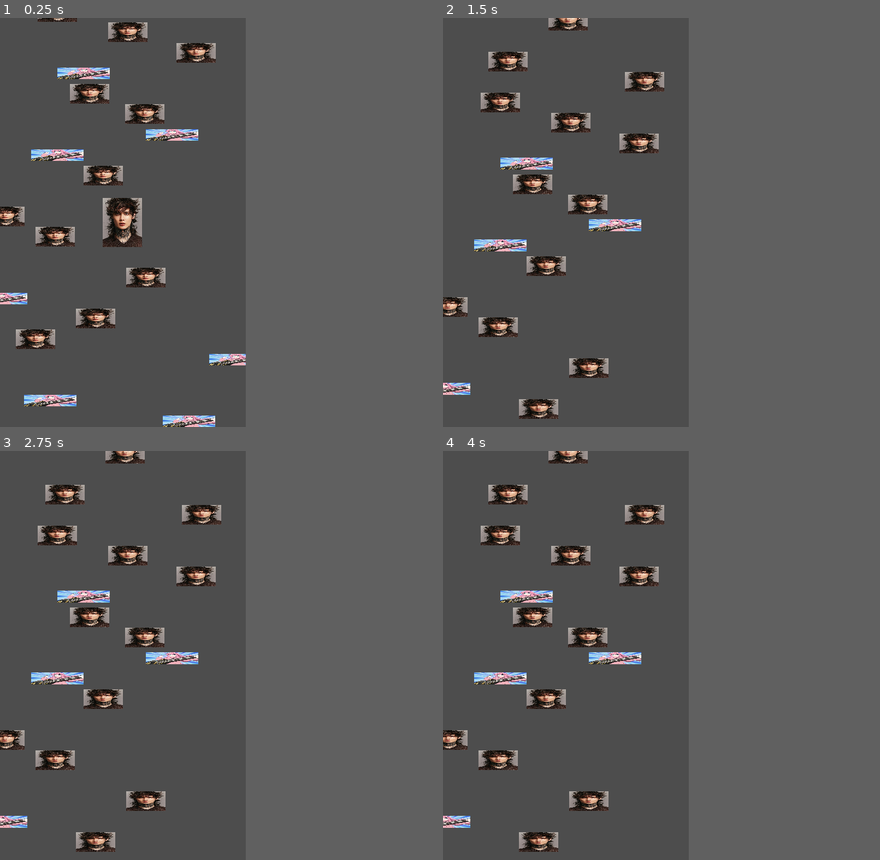
Above: before the commit, frames 1-4 (two rows, left to right).
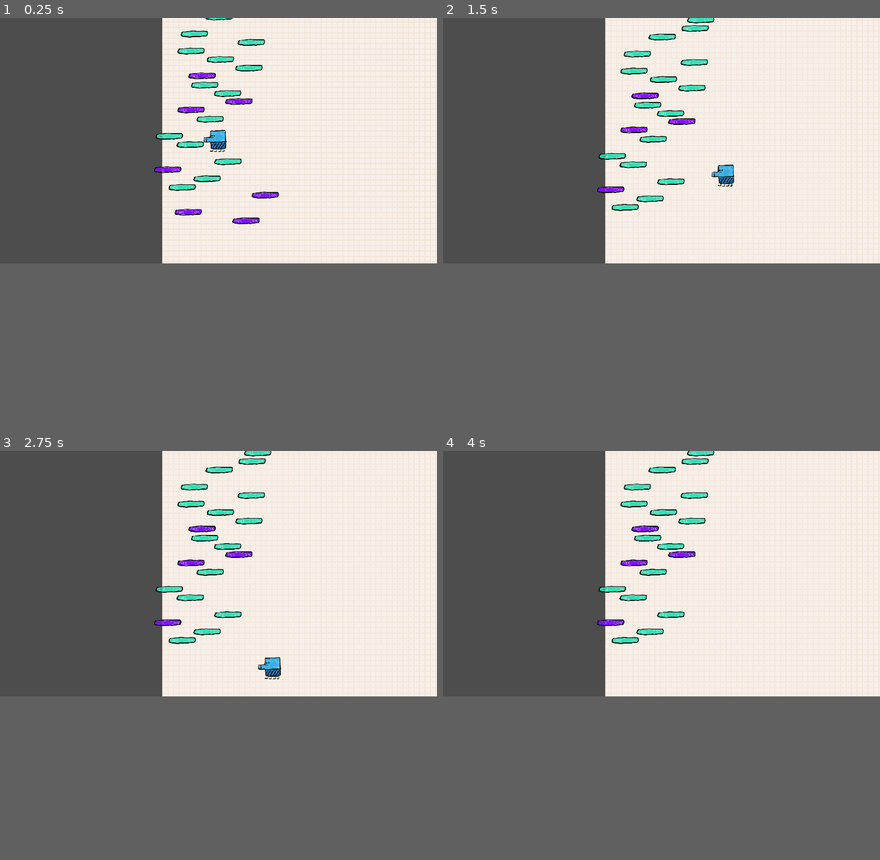
Above: after the commit, the same moments.

Repository: eel-in-denial/Duddle-Jump
Game: Godot game, scene res://scenes/world.tscn
Two runs of this game, one before a commit and one after it. Both use one fixed random seed, a clock stepped at 60 frames per second and the inputs below.
Inputs:
- Up to frame 1 (0.25 s): no input
- Up to frame 2 (1.5 s): hold Right (right) from 0.53 s (still down)
- Up to frame 3 (2.75 s): release Right (right) at 2.03 s; hold Left (left) from 2.03 s (still down)
- Up to frame 4 (4 s): release Left (left) at 2.78 s; hold Right (right) from 2.78 s (still down); tap Enter at 3.5 s
In our replay, the window is 450x750 before the commit and 800x450 after it. These sizes can differ from the game's own. Grey fills any space a smaller window leaves; there, only what the larger window draws over its background counts as a difference.

The runs differ from the first frame. In frame 1, 21% of the frame differs, in the area x 0-100%, y 0-100%; in frame 2, 18%; in frame 3, 18%; in frame 4, 17%.

Commit message:
eeditting sprites

Diff:
--- a/project.godot
+++ b/project.godot
@@ -21,8 +21,10 @@
 
 [display]
 
-window/size/viewport_width=450
-window/size/viewport_height=750
+window/size/viewport_width=1920
+window/size/viewport_height=1080
+window/size/mode=3
+window/stretch/mode="canvas_items"
 
 [editor]
 
@@ -46,4 +48,4 @@
 
 [physics]
 
-2d/default_gravity=900.0
+2d/default_gravity=1200.0
--- a/scenes/doodle.tscn
+++ b/scenes/doodle.tscn
@@ -1,34 +1,21 @@
-[gd_scene load_steps=5 format=3 uid="uid://cfn1kmw82cthc"]
+[gd_scene load_steps=4 format=3 uid="uid://cfn1kmw82cthc"]
 
 [ext_resource type="Script" path="res://scripts/Doodle.gd" id="1_4q0tm"]
-[ext_resource type="Texture2D" uid="uid://bvyjoe3k8te2s" path="res://sprites/mc.jpg" id="2_val5d"]
+[ext_resource type="Texture2D" uid="uid://xve6lpgompk2" path="res://sprites/duddle_man.png" id="2_rj4fe"]
 
 [sub_resource type="RectangleShape2D" id="RectangleShape2D_0b2nu"]
-size = Vector2(71, 89)
-
-[sub_resource type="RectangleShape2D" id="RectangleShape2D_0am04"]
-size = Vector2(53, 28)
+size = Vector2(71, 92.5)
 
 [node name="Doodle" type="CharacterBody2D"]
 position = Vector2(224, 520)
 script = ExtResource("1_4q0tm")
 
 [node name="Sprite2D" type="Sprite2D" parent="."]
-scale = Vector2(0.05, 0.05)
-texture = ExtResource("2_val5d")
-metadata/_edit_lock_ = true
+texture_filter = 1
+position = Vector2(-13, 2)
+texture = ExtResource("2_rj4fe")
 
 [node name="Collision" type="CollisionShape2D" parent="."]
-position = Vector2(-0.5, -0.5)
+position = Vector2(0, 1.75)
 shape = SubResource("RectangleShape2D_0b2nu")
 metadata/_edit_lock_ = true
-
-[node name="Area2D" type="Area2D" parent="."]
-
-[node name="CollisionShape2D" type="CollisionShape2D" parent="Area2D"]
-position = Vector2(-0.5, 38)
-shape = SubResource("RectangleShape2D_0am04")
-debug_color = Color(0, 0.649587, 0.137239, 0.42)
-
-[connection signal="body_entered" from="Area2D" to="." method="_on_area_2d_body_entered"]
-[connection signal="body_exited" from="Area2D" to="." method="_on_area_2d_body_exited"]
--- a/scenes/platform.tscn
+++ b/scenes/platform.tscn
@@ -1,16 +1,18 @@
-[gd_scene load_steps=5 format=3 uid="uid://b5ortcmqccxen"]
+[gd_scene load_steps=4 format=3 uid="uid://b5ortcmqccxen"]
 
 [ext_resource type="Script" path="res://scripts/platform.gd" id="1_8xq3e"]
-[ext_resource type="Texture2D" uid="uid://bnvcpccqysm7n" path="res://sprites/un-patriot.jpg" id="1_khbup"]
+[ext_resource type="Texture2D" uid="uid://djlgusohbrjg3" path="res://sprites/normal_plat.png" id="2_j7dev"]
 
 [sub_resource type="RectangleShape2D" id="RectangleShape2D_1q0rk"]
-size = Vector2(96, 21)
-
-[sub_resource type="RectangleShape2D" id="RectangleShape2D_5fv3c"]
-size = Vector2(80, 23)
+size = Vector2(116, 21)
 
 [node name="platform" type="StaticBody2D"]
+texture_filter = 1
 script = ExtResource("1_8xq3e")
+
+[node name="Sprite2D" type="Sprite2D" parent="."]
+texture = ExtResource("2_j7dev")
+metadata/_edit_lock_ = true
 
 [node name="CollisionShape2D" type="CollisionShape2D" parent="."]
 position = Vector2(0, 0.5)
@@ -18,20 +20,3 @@
 one_way_collision = true
 one_way_collision_margin = 10.0
 metadata/_edit_lock_ = true
-
-[node name="Sprite2D" type="Sprite2D" parent="."]
-scale = Vector2(0.05, 0.02)
-texture = ExtResource("1_khbup")
-metadata/_edit_lock_ = true
-
-[node name="Area2D" type="Area2D" parent="."]
-metadata/_edit_lock_ = true
-
-[node name="CollisionShape2D" type="CollisionShape2D" parent="Area2D"]
-position = Vector2(-2, -1.5)
-shape = SubResource("RectangleShape2D_5fv3c")
-debug_color = Color(0, 0.648564, 0.176578, 0.42)
-metadata/_edit_lock_ = true
-
-[connection signal="body_entered" from="Area2D" to="." method="_on_area_2d_body_entered"]
-[connection signal="body_exited" from="Area2D" to="." method="_on_area_2d_body_exited"]
--- a/scenes/world.tscn
+++ b/scenes/world.tscn
@@ -1,10 +1,19 @@
-[gd_scene load_steps=3 format=3 uid="uid://bklxacsige0dr"]
+[gd_scene load_steps=4 format=3 uid="uid://bklxacsige0dr"]
 
 [ext_resource type="Script" path="res://scripts/duddle_world.gd" id="1_1xc7p"]
 [ext_resource type="PackedScene" uid="uid://cfn1kmw82cthc" path="res://scenes/doodle.tscn" id="2_1t0ia"]
+[ext_resource type="Texture2D" uid="uid://dwa8k6p2u1yva" path="res://sprites/background.png" id="3_cpo2q"]
 
 [node name="Duddle World" type="Node2D"]
 script = ExtResource("1_1xc7p")
+
+[node name="Background" type="Sprite2D" parent="."]
+texture_filter = 1
+texture_repeat = 2
+position = Vector2(978, -47462)
+texture = ExtResource("3_cpo2q")
+region_enabled = true
+region_rect = Rect2(0, 0, 2000, 100000)
 
 [node name="Platforms" type="Node2D" parent="."]
 
--- a/scripts/platform.gd
+++ b/scripts/platform.gd
@@ -2,8 +2,8 @@
 
 var type
 var sprite
-var normal_texture = preload("res://sprites/mc.jpg")
-var breakable_texture = preload("res://sprites/un-patriot.jpg")
+var normal_texture = preload("res://sprites/normal_plat.png")
+var breakable_texture = preload("res://sprites/breaking_plat.png")
 var break_state = false
 # Called when the node enters the scene tree for the first time.
 
Binary file added: sprites/background.png
Not shown, added: sprites/background.png.import
Binary file added: sprites/breaking_plat.png
Not shown, added: sprites/breaking_plat.png.import
Binary file added: sprites/crumbling_plat.png
Not shown, added: sprites/crumbling_plat.png.import
Binary file added: sprites/duddle_man.png
Not shown, added: sprites/duddle_man.png.import
Binary file added: sprites/moving_plat.png
Not shown, added: sprites/moving_plat.png.import
Binary file added: sprites/normal_plat.png
Not shown, added: sprites/normal_plat.png.import
(and 5 more such lines)
